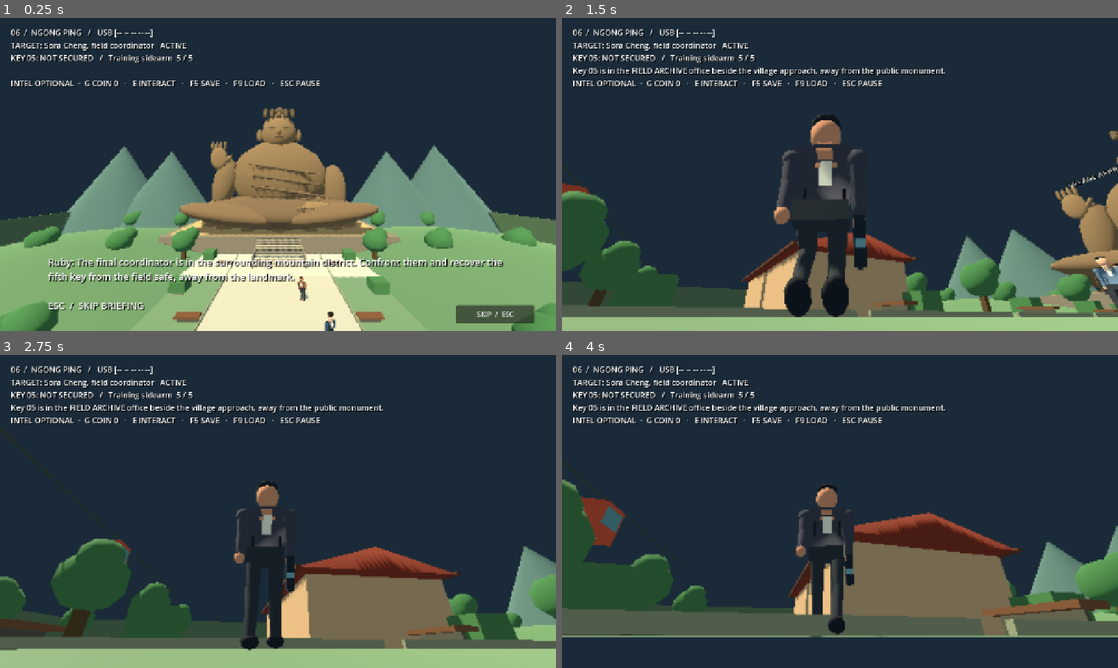
Above: before the commit, frames 1-4 (two rows, left to right).
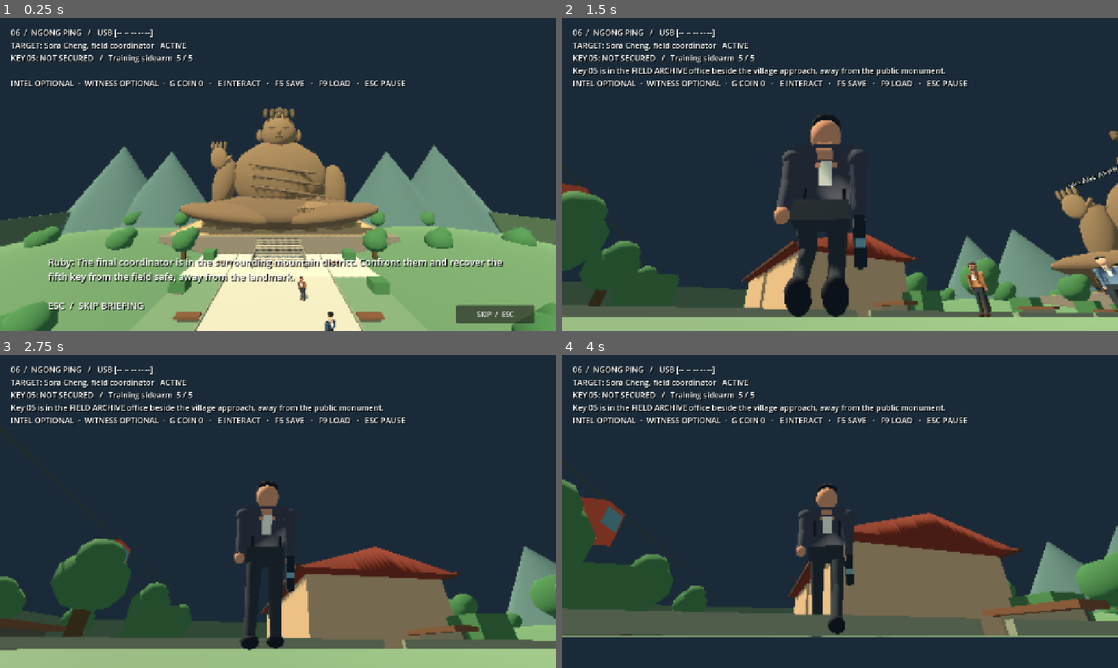
Above: after the commit, the same moments.

Repository: CoolgamerProXD/Stealty-Assasin-redesigned-computing-machine-Beta
Game: Godot game, scene res://scenes/mission_ngong_ping.tscn
The game is run twice, just before and just after one commit, with the same random seed, the same clock (stepped at 60 frames per second) and the same inputs. This scene is started directly instead of the project's main scene.
Inputs (mouse positions are in pixels of both pictures, inside the frame that each line leads up to):
- Up to frame 1 (0.25 s): no input
- Up to frame 2 (1.5 s): click "SKIP / ESC" at 0.5 s; move the mouse to (867, 174) at 1.27 s; hold W (move_forward) from 1.28 s (still down); hold C (crouch) from 1.28 s (still down); click (867, 174) at 1.42 s
- Up to frame 3 (2.75 s): keep holding W (move_forward); tap E (interact) at 1.55, 2.1 s; move the mouse to (250, 511) at 2.02 s; release C (crouch) at 2.03 s; tap C (crouch) at 2.3 s
- Up to frame 4 (4 s): keep holding W (move_forward); move the mouse to (851, 505) at 2.77 s; hold Right mouse button (aim) 2.78-3.53 s; tap E (interact) at 3.05 s; move the mouse to (834, 517) at 3.52 s; tap C (crouch) at 3.6 s; click (834, 517) at 3.67 s

The runs differ from the first frame. In frame 1, 0.8% of the frame differs, in the area x 15-73%, y 20-22%; in frame 2, 1.1%, in the area x 15-78%, y 20-96%; in frame 3, 0.8%; in frame 4, 0.8%.

Commit message:
Add physical witnesses, mission-specific clues and optional debrief outcomes [windows]
Co-authored-by: arena-agent <297053741+arena-agent@users.noreply.github.com>

Diff:
--- a/resources/hong_kong_operations.json
+++ b/resources/hong_kong_operations.json
@@ -35,7 +35,14 @@
       -0.5,
       0.05,
       -8.0
-    ]
+    ],
+    "witness": "Platform attendant",
+    "witness_pos": [
+      -16,
+      0.05,
+      2
+    ],
+    "witness_line": "The courier signed for a sealed manifest. Ruby: The courier carries the first key; the train contact can corroborate the transfer."
   },
   "the_streets": {
     "map": "city",
@@ -68,7 +75,14 @@
       0
     ],
     "target_line": "The broker in the district records office made the arrangements.",
-    "intel_text": "A market receipt names the district records broker and says the bodyguard carries Key 02."
+    "intel_text": "A market receipt names the district records broker and says the bodyguard carries Key 02.",
+    "witness": "Market vendor",
+    "witness_pos": [
+      -6,
+      0.05,
+      19
+    ],
+    "witness_line": "A guarded courier made the market handoff. Ruby: The bodyguard has the key; the market receipt identifies the next broker."
   },
   "the_district": {
     "map": "city",
@@ -101,7 +115,14 @@
       0
     ],
     "target_line": "The next meeting is at a harbour liaison office. I never met the buyer.",
-    "intel_text": "A routing slip identifies the records safe as the Key 03 location and names a waterfront liaison."
+    "intel_text": "A routing slip identifies the records safe as the Key 03 location and names a waterfront liaison.",
+    "witness": "Records clerk",
+    "witness_pos": [
+      6,
+      0.05,
+      19
+    ],
+    "witness_line": "Our broker kept one sealed item in the records safe. Ruby: The routing slip should identify the waterfront contact."
   },
   "the_harbour": {
     "map": "city",
@@ -134,7 +155,14 @@
       -35
     ],
     "target_line": "The final coordinator took the archive route toward the mountains.",
-    "intel_text": "A quay ledger confirms the liaison’s bodyguard holds Key 04 and references a mountain field archive."
+    "intel_text": "A quay ledger confirms the liaison’s bodyguard holds Key 04 and references a mountain field archive.",
+    "witness": "Quay attendant",
+    "witness_pos": [
+      4,
+      0.05,
+      -20
+    ],
+    "witness_line": "The liaison arrived with an escort and asked about a mountain delivery. Ruby: Watch the bodyguard for the key."
   },
   "ngong_ping": {
     "map": "mountain",
@@ -172,6 +200,13 @@
       -26,
       1.3,
       -8
-    ]
+    ],
+    "witness": "Village guide",
+    "witness_pos": [
+      -5,
+      0.05,
+      10
+    ],
+    "witness_line": "Field workers used an archive office near the village, not the monument. Ruby: The safe is our priority."
   }
 }
--- a/scripts/missions/hong_kong_operation.gd
+++ b/scripts/missions/hong_kong_operation.gd
@@ -8,6 +8,8 @@
 var player: HotelPlayer
 var target: HotelNpc
 var guard: HotelNpc
+var witness: HotelNpc
+var witness_found: bool = false
 var key_marker: Node3D
 var intel_marker: Node3D
 var intel_found: bool = false
@@ -70,6 +72,8 @@
   var g := _vec(config["guard_pos"])
   target = scene.call("_target", str(config["target"]), "manager", t, t + Vector3(0,0,1.8)) as HotelNpc
   guard = scene.call("_target", "Bodyguard", "security", g, g + Vector3(0,0,1.8)) as HotelNpc
+ var witness_at := _vec(config["witness_pos"])
+ witness = scene.call("_target", str(config["witness"]), "civilian", witness_at, witness_at + Vector3(0,0,1.4)) as HotelNpc
  npc_list = scene.get("npcs")
  var restricted_center := _vec(config["target_pos"])
  scene.set_meta("restricted_rect", Rect2(restricted_center.x-3.0, restricted_center.z-3.0, 6.0, 6.0))
@@ -275,7 +279,7 @@
  var equipment_text := Campaign.item_label(player.equipment.selected)
  if player.equipment.selected == "training_sidearm": equipment_text += "  %d / 5" % player.equipment.charges
  else: equipment_text += "  /  Q USE"
- hud.text = "%s   /   USB [%s]\nTARGET: %s   %s\n%s: %s   /   %s\n%s\nINTEL %s  ·  G COIN %d   ·   E INTERACT   ·   F5 SAVE   ·   F9 LOAD   ·   ESC PAUSE" % [entry.get("name", operation_id), " ".join(keys), config["target"], "COMPLETE" if target_complete else "ACTIVE", key_id.to_upper().replace("_", " "), "SECURED" if key_secured else "NOT SECURED", equipment_text, message, "SECURED" if intel_found else "OPTIONAL", player.equipment.coins_remaining]
+ hud.text = "%s   /   USB [%s]\nTARGET: %s   %s\n%s: %s   /   %s\n%s\nINTEL %s  ·  WITNESS %s  ·  G COIN %d   ·   E INTERACT   ·   F5 SAVE   ·   F9 LOAD   ·   ESC PAUSE" % [entry.get("name", operation_id), " ".join(keys), config["target"], "COMPLETE" if target_complete else "ACTIVE", key_id.to_upper().replace("_", " "), "SECURED" if key_secured else "NOT SECURED", equipment_text, message, "SECURED" if intel_found else "OPTIONAL", "SPOKEN" if witness_found else "OPTIONAL", player.equipment.coins_remaining]
  reticle.visible = player.aiming and not intro_active
  fps_label.visible = bool(Campaign.settings["show_fps"])
  if fps_label.visible: fps_label.text = "%d FPS" % Engine.get_frames_per_second()
@@ -323,6 +327,14 @@
  if placement == "safe" and not key_secured and _reachable(key_marker.global_position):
   _secure_key()
   return
+ if not witness_found and _reachable(witness.global_position, witness.get_rid()):
+  if witness.stunned_time > 0.0:
+   message = "The witness cannot speak while incapacitated."
+   return
+  witness_found = true
+  witness.person.interact()
+  message = str(config["witness"]) + ": " + str(config["witness_line"])
+  return
  if not intel_found and _reachable(intel_marker.global_position):
   intel_found = true
   intel_marker.visible = false
@@ -340,7 +352,9 @@
    _board_train()
   elif operation_id == "tung_chung" and not train_contact_complete:
    message = "Ruby: Speak to the train contact before leaving the carriage."
-  elif Campaign.complete(operation_id, 1 if intel_found else 0):
+  elif Campaign.complete(operation_id, int(intel_found) + int(witness_found)):
+   Campaign.ending["intel_found"] = intel_found
+   Campaign.ending["witness_found"] = witness_found
    var next := "res://scenes/usb_decryption.tscn" if operation_id == "ngong_ping" and Campaign.progress.usb_ready() and not Campaign.progress.usb_decryption_seen else "res://scenes/ending.tscn"
    get_tree().change_scene_to_file(next)
   else: message = "Campaign progress could not be saved."
@@ -477,7 +491,7 @@
 
 func save_game() -> void:
  var p := player.global_position
- var data := {"mission_id": operation_id, "intel_found": intel_found, "target_complete": target_complete, "targ …(299 unchanged characters)…
+ var data := {"mission_id": operation_id, "intel_found": intel_found, "witness_found": witness_found, "target_complete": target_complete, "targ …(299 unchanged characters)…
  message = "Checkpoint saved." if SaveStore.write(save_path, data) else "Checkpoint save failed."
 
 func load_game() -> void:
@@ -502,6 +516,7 @@
   train_contact = null
   train_car = null
   if previous_stage == "aboard": player.global_position = _vec(config["spawn"])
+ witness_found = data.get("witness_found", false) == true
  intel_found = data.get("intel_found", false) == true
  intel_marker.visible = not intel_found
  target_complete = data.get("target_complete", false) == true
--- a/scripts/ui/ending.gd
+++ b/scripts/ui/ending.gd
@@ -18,7 +18,7 @@
  _label("BLACKLINE  /  OPERATION COMPLETE", 34)
  _label(str(Campaign.ending.get("name", "ASSIGNMENT")), 25)
  if str(Campaign.ending.get("id", "")) in ["tung_chung", "the_streets", "the_district", "the_harbour", "ngong_ping"]:
-  _label("PRIMARY COMPLETE   /   PHYSICAL KEY SECURED   /   OPTIONAL INTEL %s" % ("SECURED" if int(Campaign.ending.get("records", 0)) > 0 else "NOT SECURED"), 19)
+  _label("PRIMARY COMPLETE   /   PHYSICAL KEY SECURED\nOPTIONAL INTEL %s   /   WITNESS %s" % ["SECURED" if Campaign.ending.get("intel_found", false) else "NOT SECURED", "SPOKEN" if Campaign.ending.get("witness_found", false) else "NOT SPOKEN"], 19)
  else:
   _label("Records secured: %d" % Campaign.ending.get("records", 0), 20)
  _label("RUBY  /  DEBRIEF\n" + str(Campaign.ending.get("debrief", "")), 21)
--- a/tests/hong_kong_campaign_test.gd
+++ b/tests/hong_kong_campaign_test.gd
@@ -263,14 +263,19 @@
    check(annex.to_local(player.global_position).y > 2.7 and annex.to_local(player.global_position).z > 48.0, id + " elevated lookout is reachable via the physical ramp")
    target.collision_layer = 1
    guard.collision_layer = 1
+  var witness_npc: HotelNpc = world.get("witness")
+  await move_near(world, witness_npc.global_position)
+  world.call("_interact")
+  check(world.get("witness_found") and not world.get("key_secured"), id + " witness gives a physical optional clue without granting the key")
   var intel: Node3D = world.get("intel_marker")
   await move_near(world, intel.global_position)
   world.call("_interact")
   check(world.get("intel_found") and not world.get("key_secured"), id + " optional intel is physically collected without granting a key")
   world.call("save_game")
   world.set("intel_found", false)
-  world.call("load_game")
-  check(world.get("intel_found"), id + " optional intel survives checkpoint restore")
+  world.set("witness_found", false)
+  world.call("load_game")
+  check(world.get("intel_found") and world.get("witness_found"), id + " optional intel and witness survive checkpoint restore")
   await move_near(world, (world.get("exit_marker") as Node3D).global_position)
   world.call("_interact")
   check(not service.progress.completed.has(id) and not world.get("key_secured"), id + " extraction rejects missing target and key")
